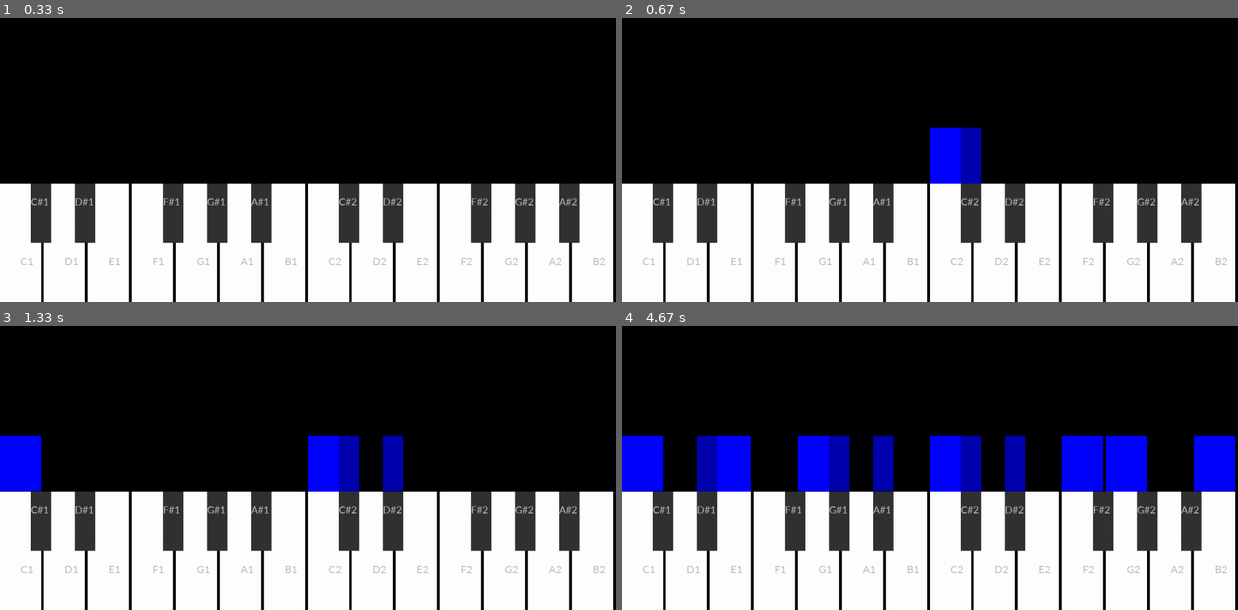
Above: before the commit, frames 1-4 (two rows, left to right).
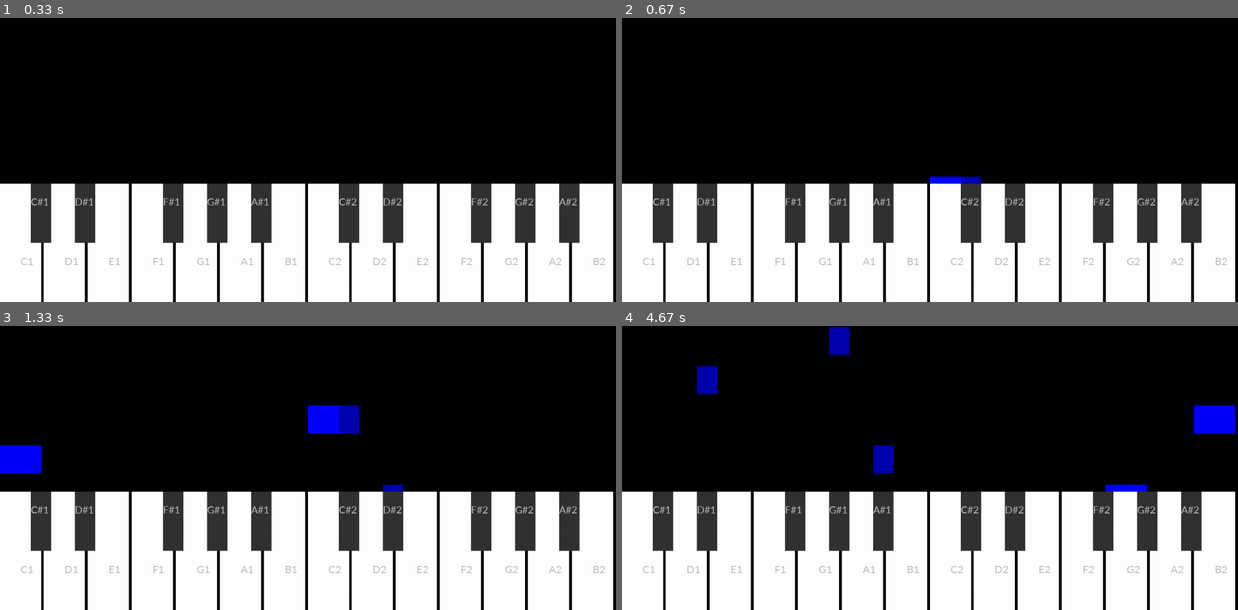
Above: after the commit, the same moments.

Repository: jdrhea/pygame-piano
Game: pygame game, started from pypiano.py
The game is run twice, just before and just after one commit, with the same random seed, the same clock (stepped at 60 frames per second) and the same inputs.
Inputs (mouse positions are in pixels of both pictures, inside the frame that each line leads up to):
- Up to frame 1 (0.33 s): no input
- Up to frame 2 (0.67 s): press the mouse at (973, 213) at 0.37 s; move the mouse to (905, 142) at 0.47 s; release the mouse at (837, 71) at 0.6 s
- Up to frame 3 (1.33 s): press the mouse at (18, 550) at 0.7 s; move the mouse to (61, 459) at 0.8 s; release the mouse at (104, 365) at 0.93 s; press the mouse at (394, 521) at 1.03 s; move the mouse to (326, 499) at 1.13 s; release the mouse at (264, 479) at 1.27 s
- Up to frame 4 (4.67 s): press the mouse at (726, 550) at 1.37 s; move the mouse to (911, 456) at 1.47 s; release the mouse at (1090, 360) at 1.6 s; press the mouse at (1084, 550) at 1.7 s; move the mouse to (1114, 536) at 1.8 s; release the mouse at (1145, 521) at 1.93 s; press the mouse at (819, 550) at 2.03 s; move the mouse to (905, 468) at 2.13 s; release the mouse at (997, 385) at 2.27 s; press the mouse at (1016, 521) at 2.37 s; move the mouse to (880, 547) at 2.47 s; release the mouse at (745, 573) at 2.6 s; press the mouse at (1127, 550) at 2.7 s; move the mouse to (1016, 558) at 2.8 s; release the mouse at (905, 567) at 2.93 s; press the mouse at (837, 521) at 3.03 s; move the mouse to (930, 482) at 3.13 s; release the mouse at (1016, 442) at 3.27 s; press the mouse at (708, 521) at 3.37 s; move the mouse to (825, 539) at 3.47 s; release the mouse at (936, 558) at 3.6 s; press the mouse at (1213, 550) at 3.7 s; move the mouse to (1010, 459) at 3.8 s; release the mouse at (812, 368) at 3.93 s; press the mouse at (880, 521) at 4.03 s; move the mouse to (1003, 490) at 4.13 s; release the mouse at (1127, 462) at 4.27 s; press the mouse at (1127, 550) at 4.37 s; move the mouse to (917, 556) at 4.47 s; release the mouse at (714, 561) at 4.6 s

Frame 1 is identical in both runs. In frame 2, 1.4% of the frame differs, in the area x 50-59%, y 38-56%; in frame 3, 3.8%; in frame 4, 13%, in the area x 0-100%, y 0-59%.

Commit message:
finished piano tiles

Diff:
--- a/pypiano.py
+++ b/pypiano.py
@@ -110,20 +110,20 @@
         key_text = blackKey_font.render(blackKeyLabels[i], True, 'gray')
         window.blit(key_text, (3/4*KEY_WIDTH + (KEY_WIDTH + SPACE_WIDTH)*i, KEY_HEIGHT+KEY_HEIGHT/2))
 def drawNote():
-    for x, w, c, h, s in activeNotes:
-        white_note = pygame.Rect(x, GAME_HEIGHT - KEY_HEIGHT-h, w, h)
+    for x, w, c, h, s, t in activeNotes:
+        white_note = pygame.Rect(x, GAME_HEIGHT - KEY_HEIGHT-t, w, h)
         pygame.draw.rect(window, c, white_note)
 
 def drawNoteatX(x, w, c):
-    activeNotes.append([x, w, c, 1, False])
+    activeNotes.append([x, w, c, 1, False, 0])
 
 while True: # game loop
-    growth = 500
-    dt = clock.tick(60) / 1000.0
+    growth = 250
+    dt = clock.tick(120) / 1000.0
     for note in activeNotes:
         if note[4]:  # shrinking
             note[3] += 0
-            note[4] += growth * dt
+            note[5] += growth * dt
         else:
             note[3] += growth * dt
     # remove notes that are no longer visible
